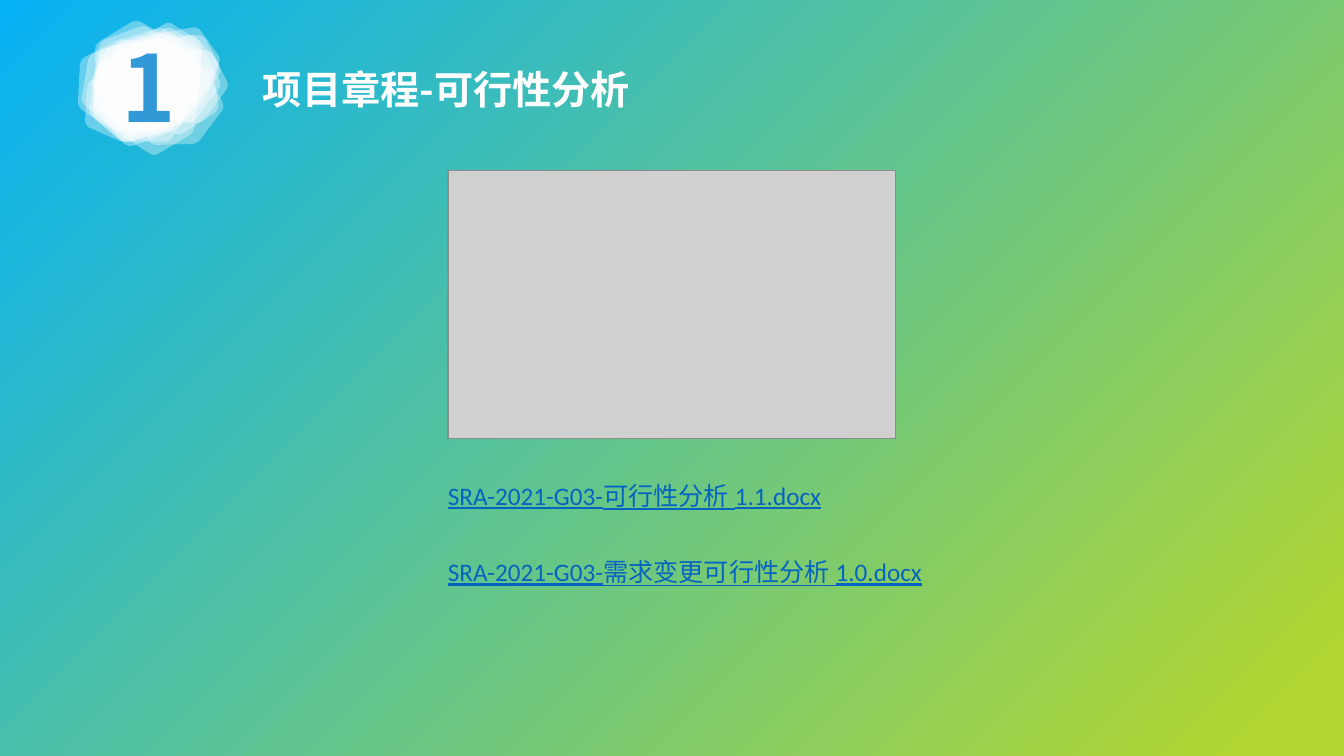
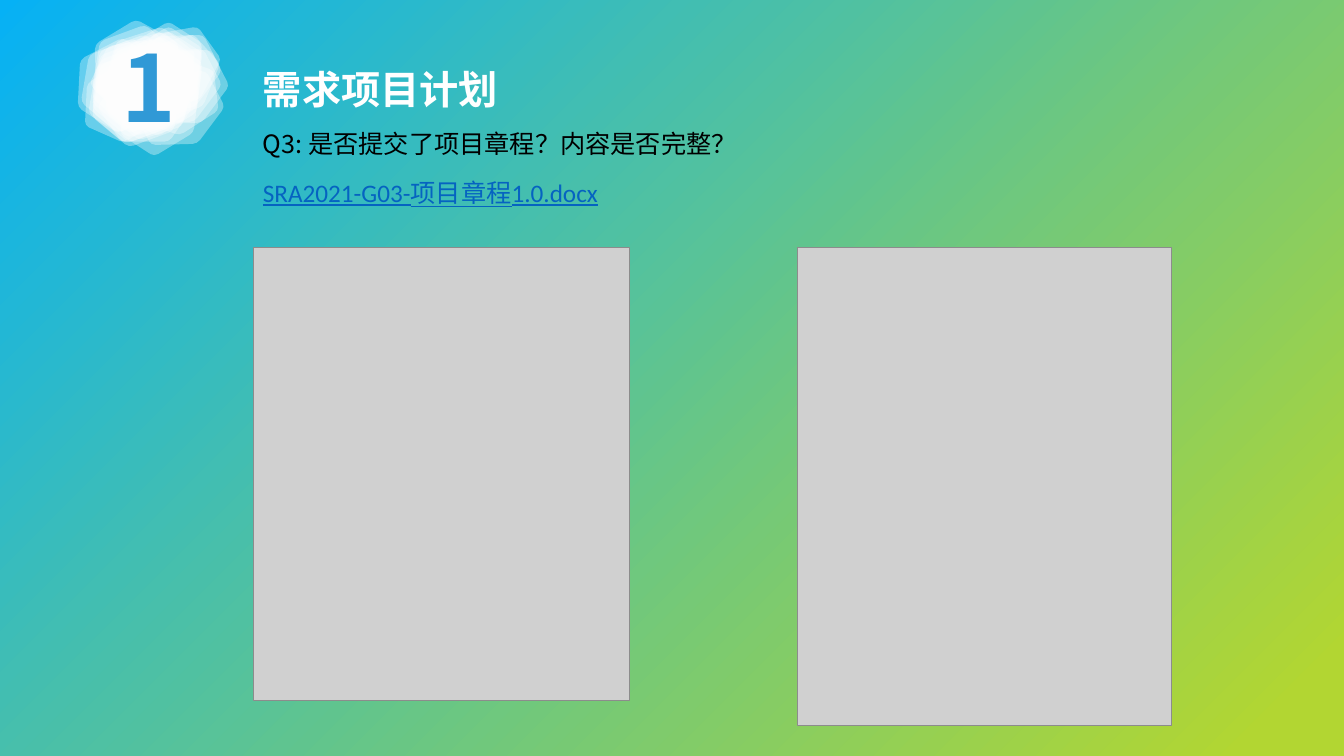
Before and after one commit to avgstuBoboge/SRA2021-document, a slide deck: slide 4 of PPT/SRA2021-G03-项目收尾答辩.pptx. Drawn at 1344x756 pixels with LibreOffice and Linux fonts; fonts in the diff are those of the drawing; grey boxes stand for pictures. Boxes give left, top, right and bottom in pixels: in the first picture for what was removed or moved away, otherwise in the second. Text is boxed around its words. In the diff, an @@ line names an element or a change of style, - is before the commit and + after.

```diff
--- a/PPT/SRA2021-G03-项目收尾答辩.pptx
+++ b/PPT/SRA2021-G03-项目收尾答辩.pptx
@@ text at (263, 70, 498, 108): text changed @@
-项目章程-可行性分析
+需求项目计划
@@ text added at (263, 131, 736, 207), 18 pt, text #0563C1, underline @@
+Q3: 是否提交了项目章程？内容是否完整？
+SRA2021-G03-项目章程1.0.docx
@@ picture removed at (448, 170, 895, 440) @@
@@ picture added at (253, 247, 630, 700) @@
@@ picture added at (798, 247, 1172, 726) @@
@@ text removed at (448, 484, 821, 510) @@
-SRA-2021-G03-可行性分析 1.1.docx
@@ text removed at (448, 561, 922, 586) @@
-SRA-2021-G03-需求变更可行性分析 1.0.docx
```
Also in this commit, not shown: 8 other slides changed, 3 slides added, 2 slides removed, 5 other files.
